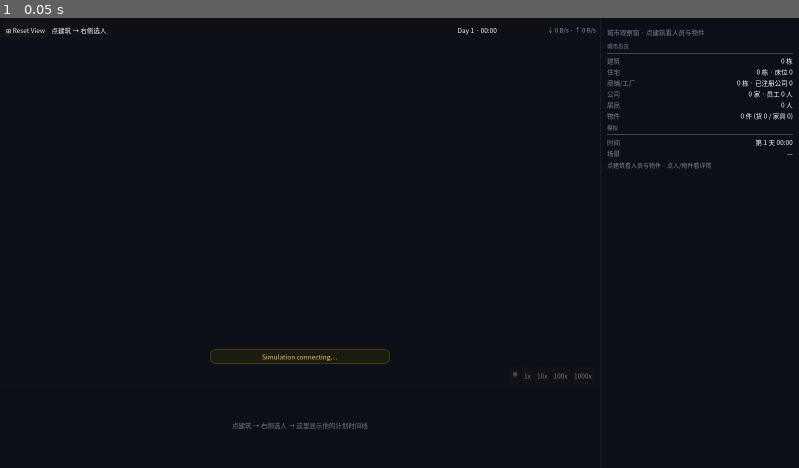
Above: before the commit, frame 1.
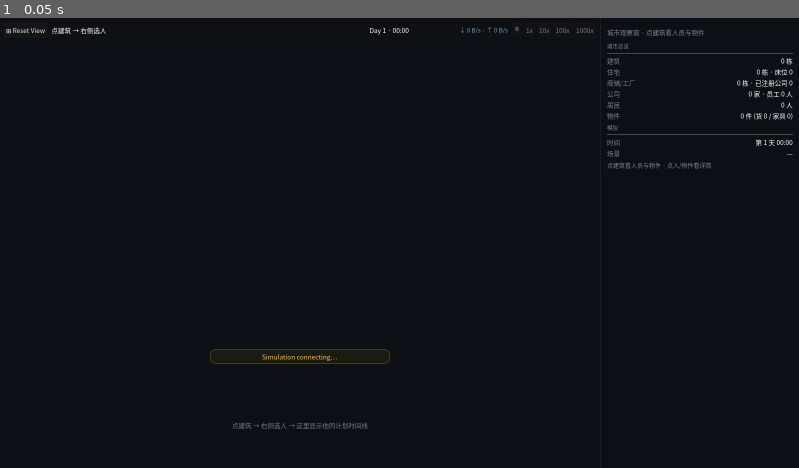
Above: after the commit, the same moment.

Repository: lskllk/city_sim
Game: Godot game, scene res://scenes/main.tscn
The game is run twice, just before and just after one commit, with the same random seed, the same clock (stepped at 60 frames per second) and the same inputs. This scene is started directly instead of the project's main scene.
Inputs:
- Up to frame 1 (0.05 s): no input

The runs differ from the first frame. In frame 1, 0.2% of the frame differs, in the area x 46-75%, y 2-81%.

Commit message:
revert(ui): 播放条放回原处 —— 我把它挪到底部时它没显示出来
我把 RateBar reparent 到底部新容器, 实测在你那边它不见了。原因我没能定位
(代码读起来是对的: 新容器有锚点+偏移、在树里、且是最后一个子节点=最上层),
但与其赌一个看不见的布局, 先回原位。

保留的改动(它们各自独立, 且已经解决了遮挡问题):
  · 公司画布 offset_top 12 → 52: 从 HUD 之下开始 —— 这才是"遮住播放条"的根因
  · HUD 半透明底衬(数字不再直接压在地图上)
  · 断线提示上移, 不和新位置打架

要做"播放条挪到底部"的话, 建议改 main.tscn(让 Godot 自己的布局说了算),
而不是在 _ready 里 reparent —— 那样你能在编辑器里直接看到结果。

Diff:
--- a/godot/scripts/render/world_canvas.gd
+++ b/godot/scripts/render/world_canvas.gd
@@ -78,23 +78,9 @@
 	var hud := _rate_bar.get_parent()
 	move_child(hud_bg, mini(hud.get_index(), get_child_count() - 1))
 
-	# ★ 播放条挪到【底部】: 它是全屏最常用的控件, 却挤在右上角和公司画布抢位置,
-	#   而且那里最容易被盖。底部一条是播放器的通用位置, 也最稳定。
-	var bottom := HBoxContainer.new()
-	bottom.name = "BottomBar"
-	bottom.alignment = BoxContainer.ALIGNMENT_END
-	bottom.mouse_filter = Control.MOUSE_FILTER_IGNORE
-	bottom.anchor_left = 0.0
-	bottom.anchor_right = 1.0
-	bottom.anchor_top = 1.0
-	bottom.anchor_bottom = 1.0
-	bottom.offset_left = 8.0
-	bottom.offset_right = -12.0
-	bottom.offset_top = -42.0
-	bottom.offset_bottom = -8.0
-	add_child(bottom)
-	_rate_bar.get_parent().remove_child(_rate_bar)
-	bottom.add_child(_rate_bar)
+	# 播放条【保持原位】: 一度想把它挪到底部(播放器的通用位置), 但实测在那台机器上
+	# 它没能显示出来 —— 与其赌一个看不到的布局, 不如留在原处、把【跟它抢位置的东西】
+	# 挪开: 公司画布已经下移到 HUD 之下(见上面 offset_top=52), 遮挡问题就没了。
 
 	camera = WorldCamera.new(camera_root)
 	camera.resize(size.x, size.y)
